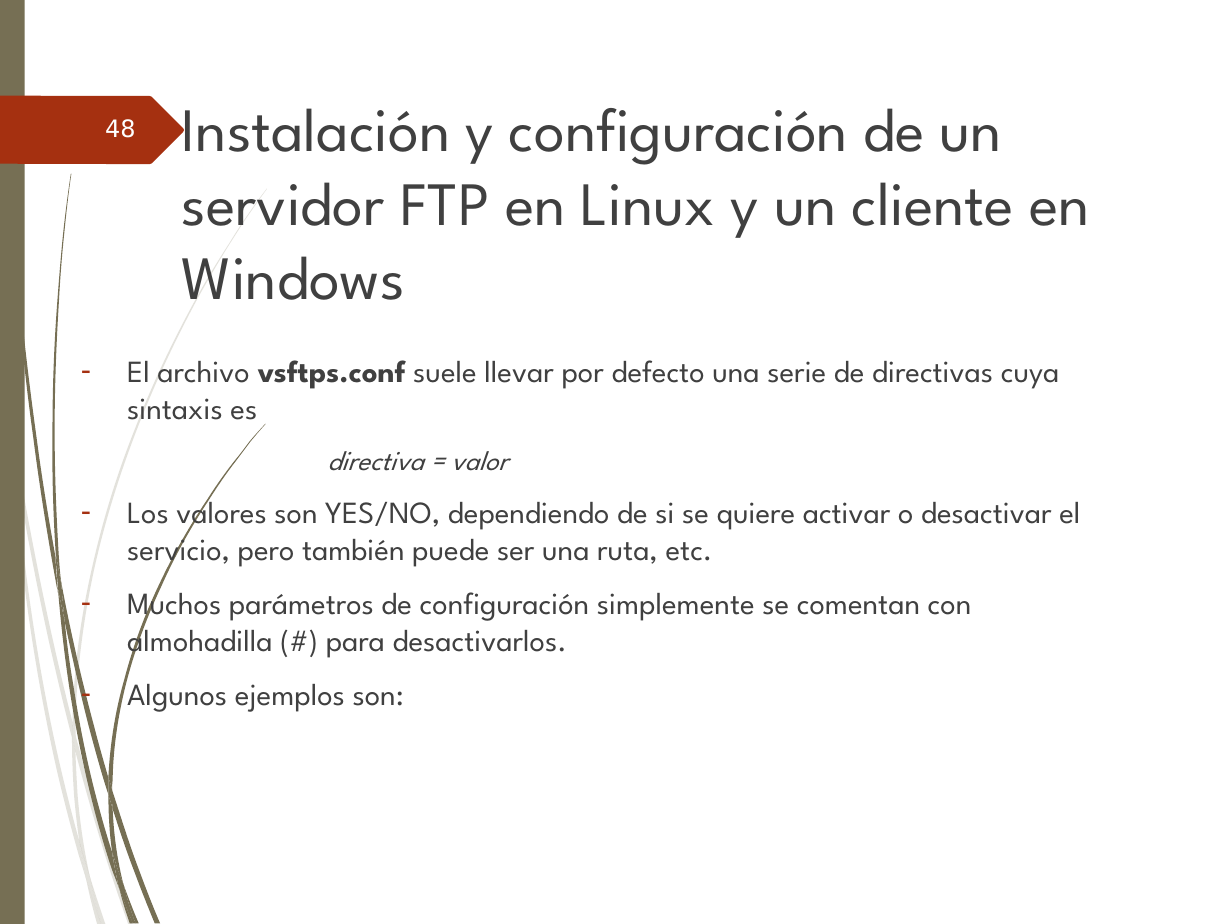
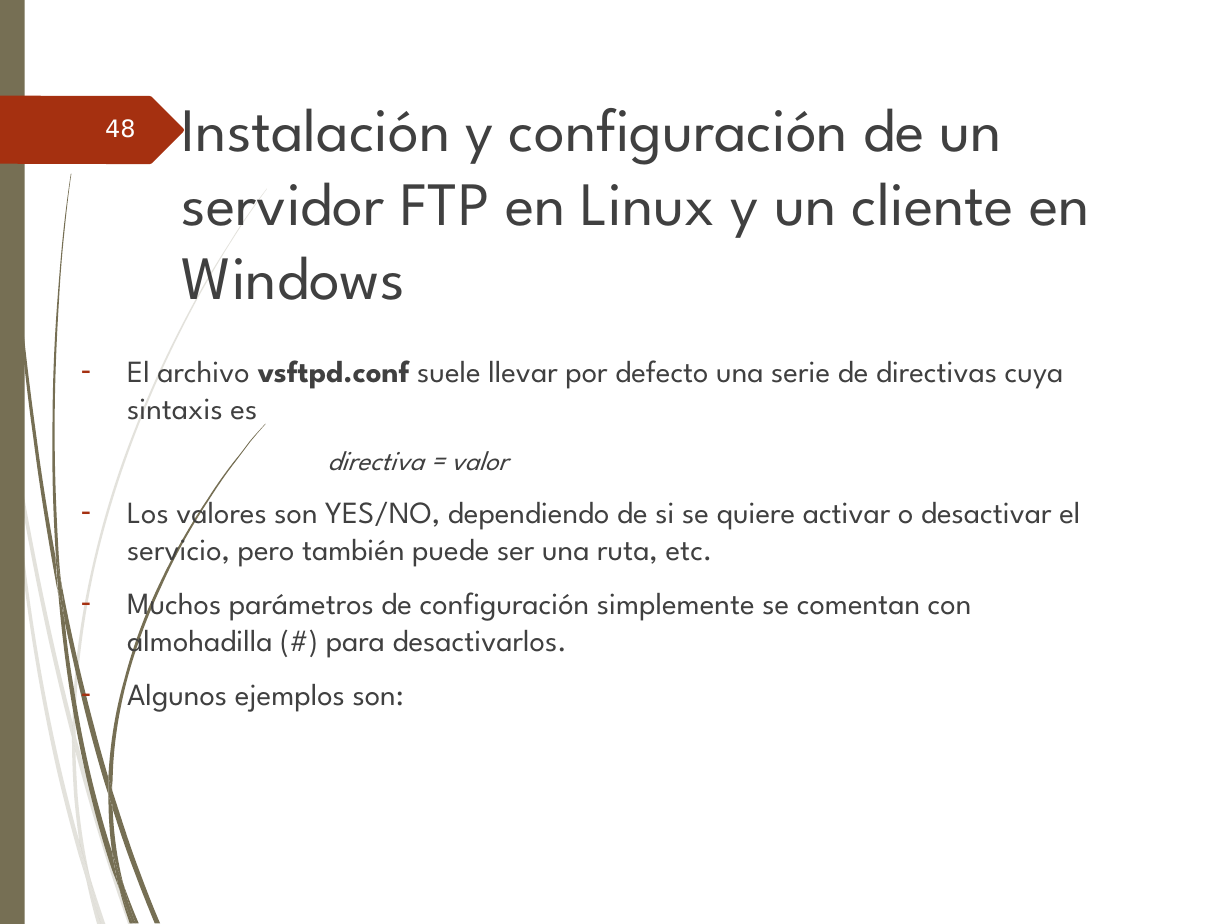
Before and after one commit to ammDAW/daw, a slide deck: slide 48 of 2_DAW/DAW - Beatriz/Unidad3/UT3. Instalacion & admistracion Servidores FTP.ppt. Drawn at 1232x924 pixels with LibreOffice and Linux fonts; fonts in the diff are those of the drawing; background and template pictures are left out. Boxes give left, top, right and bottom in pixels: in the first picture for what was removed or moved away, otherwise in the second. Text is boxed around its words. In the diff, an @@ line names an element or a change of style, - is before the commit and + after.

```diff
--- a/2_DAW/DAW - Beatriz/Unidad3/UT3. Instalacion & admistracion Servidores FTP.ppt
+++ b/2_DAW/DAW - Beatriz/Unidad3/UT3. Instalacion & admistracion Servidores FTP.ppt
@@ text at (x1=127, y1=360, x2=1064, y2=420): text changed @@
-– El archivo vsftps.conf suele llevar por defecto una serie de directivas cuya sintaxis es
+– El archivo vsftpd.conf suele llevar por defecto una serie de directivas cuya sintaxis es
```
Also in this commit, not shown: 1 other slide changed, 1 slide added.
